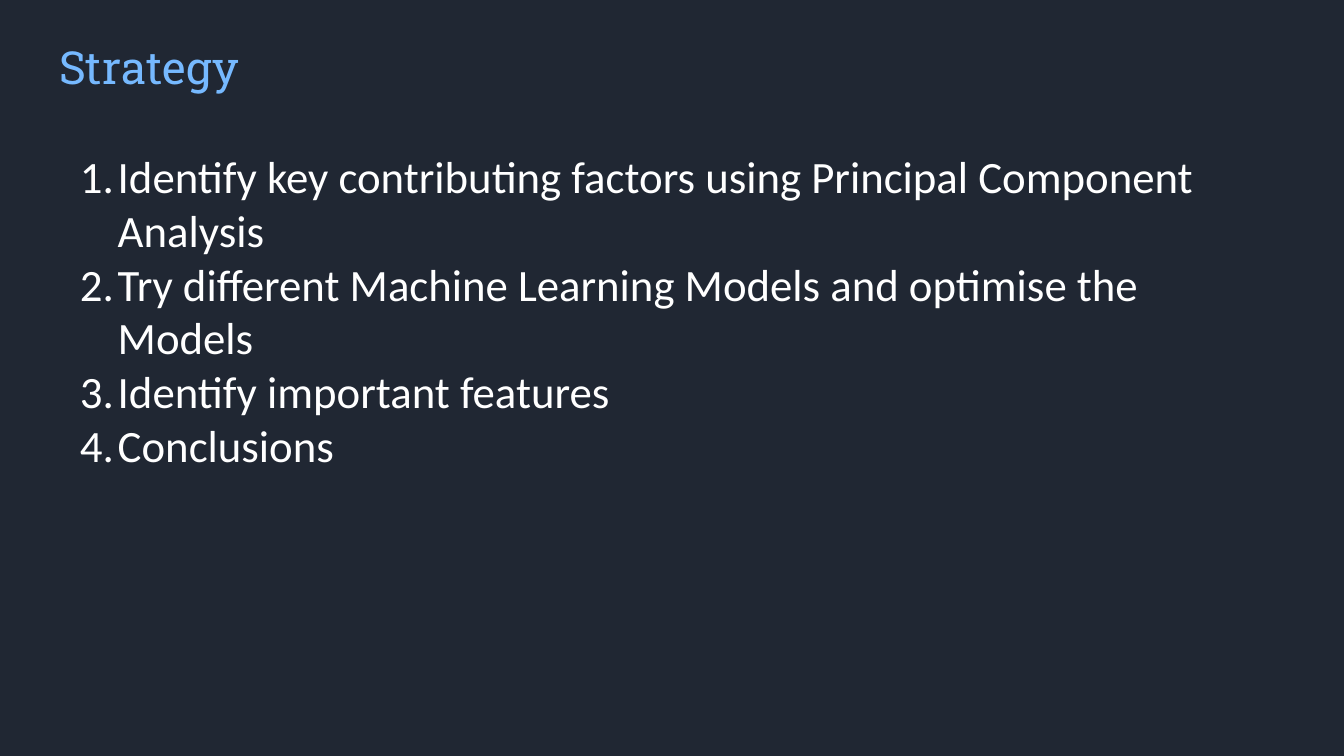
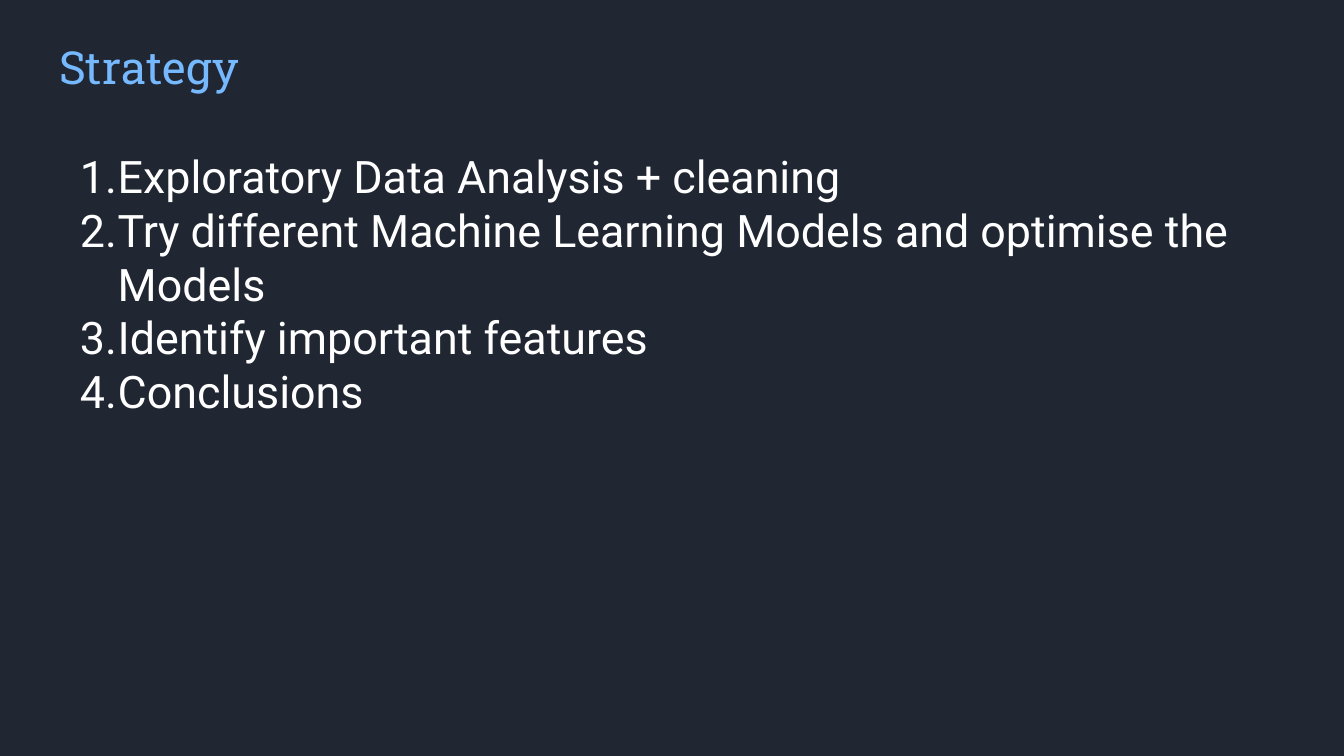
Before and after one commit to syam3500/hackthefuture2025, a slide deck: slide 2 of presentation.pptx. Drawn at 1344x756 pixels with LibreOffice and Linux fonts; fonts in the diff are those of the drawing; background and template pictures are left out. Boxes give left, top, right and bottom in pixels: in the first picture for what was removed or moved away, otherwise in the second. Text is boxed around its words. In the diff, an @@ line names an element or a change of style, - is before the commit and + after.

```diff
--- a/presentation.pptx
+++ b/presentation.pptx
@@ text at [80,159,840,203]: text changed; font Calibri to Roboto @@
-1. Identify key contributing factors using Principal Component Analysis
+1. Exploratory Data Analysis + cleaning
@@ text at [80,213,1228,409]: font Calibri to Roboto in "Try different Machine Learning Models and optimise ...", "Identify important features", "Conclusions" @@
```
Also in this commit, not shown: 2 other slides changed, 2 slides added, 1 slide removed, 1 other file.
